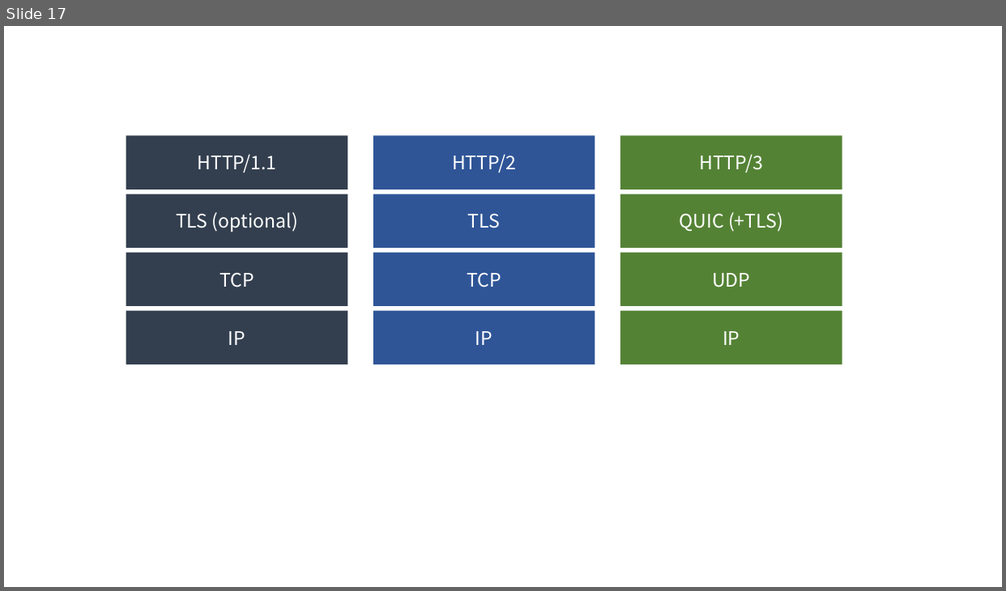
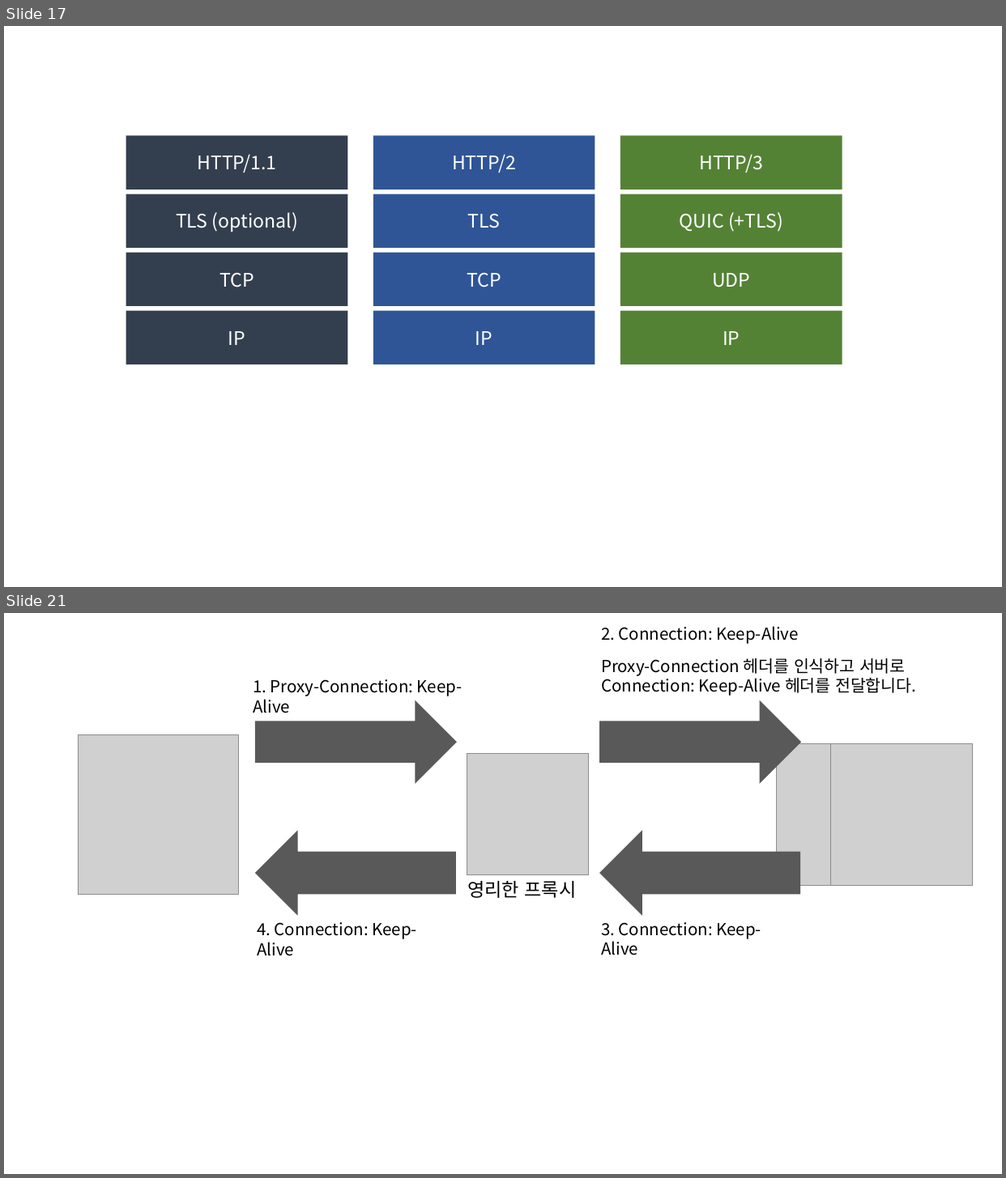
Before and after one commit to beomy/beomy.github.io, a slide deck: static/assets/img/posts/etc/http-version.pptx. Shown one above the other, each under a label of ours: slide 17 before the commit, slides 17 and 21 after it; the slides between them are not shown. The pictures are 1006x591 and 1006x1178 pixels, drawn with LibreOffice and Linux fonts; fonts in the diff are those of the drawing; grey boxes stand for pictures. Boxes give left, top, right and bottom in pixels: in the first picture for what was removed or moved away, otherwise in the second. Text is boxed around its words. In the diff, an @@ line names an element or a change of style, - is before the commit and + after.

```diff
--- a/static/assets/img/posts/etc/http-version.pptx
+++ b/static/assets/img/posts/etc/http-version.pptx
@@ slide 21 added at [4,613,1002,1174], background #FFFFFF @@
@@ group added at [78,626,973,956]: 5 texts, 4 pictures, 2 right arrows, 2 left arrows @@
+영리한 프록시
+1. Proxy-Connection: Keep-Alive
+2. Connection: Keep-Alive
+Proxy-Connection 헤더를 인식하고 서버로
+Connection: Keep-Alive 헤더를 전달합니다.
+3. Connection: Keep-Alive
+4. Connection: Keep-Alive
```
Also in this commit, not shown: 5 other slides added, 8 other files.
